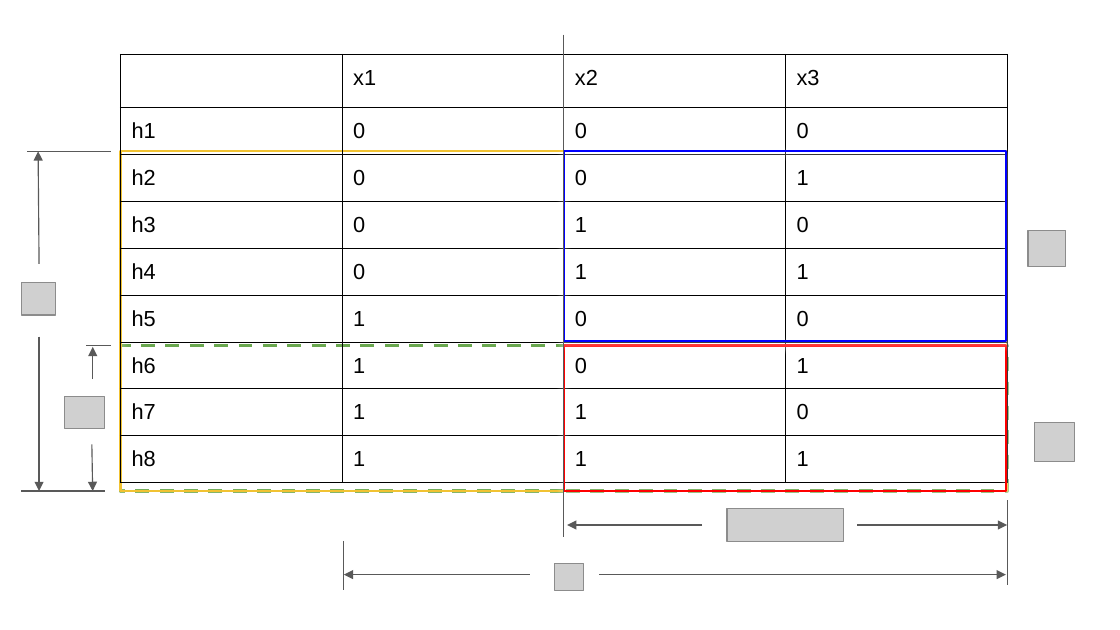
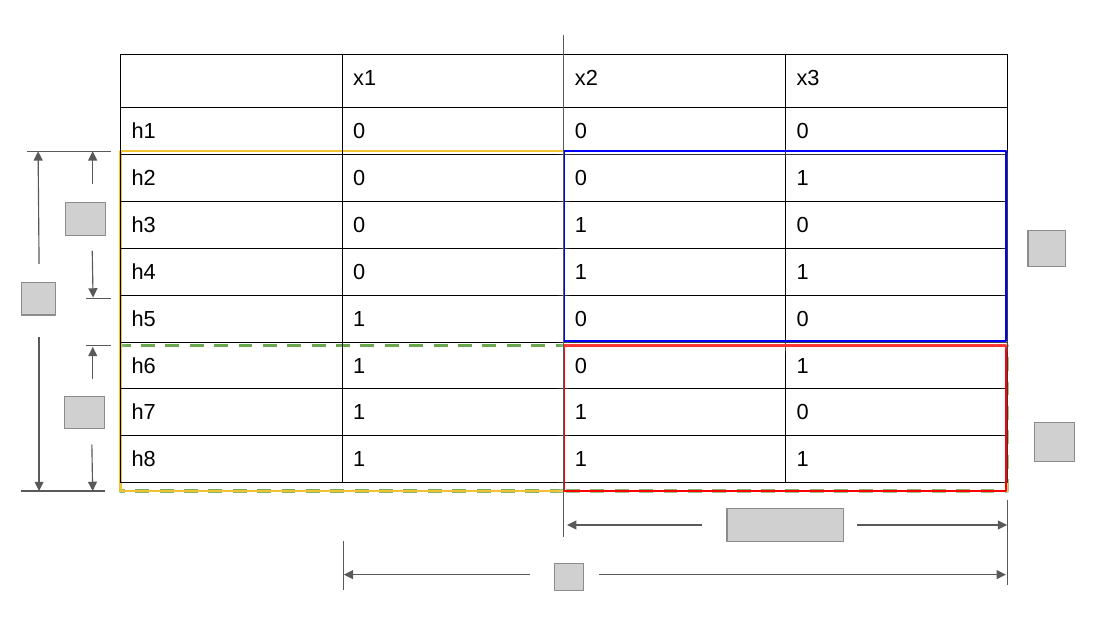
Before and after one commit to TianpeiLuke/SelfStudyNotes, a slide deck: slide 1 of self-study/statistical_learning_theory/proof_sauer_lemma.pptx. Drawn at 1120x630 pixels with LibreOffice and Linux fonts; fonts in the diff are those of the drawing; grey boxes stand for pictures. Boxes give left, top, right and bottom in pixels: in the first picture for what was removed or moved away, otherwise in the second. Text is boxed around its words. In the diff, an @@ line names an element or a change of style, - is before the commit and + after.

```diff
--- a/self-study/statistical_learning_theory/proof_sauer_lemma.pptx
+++ b/self-study/statistical_learning_theory/proof_sauer_lemma.pptx
@@ arrow added from (93, 184) to (93, 151), #595959 0.75 pt @@
@@ picture added at [65, 203, 105, 235] @@
@@ arrow added from (92, 251) to (93, 298), #595959 0.75 pt @@
@@ line added from (111, 299) to (86, 299), #595959 0.75 pt @@
```
Also in this commit, not shown: 12 other files.
